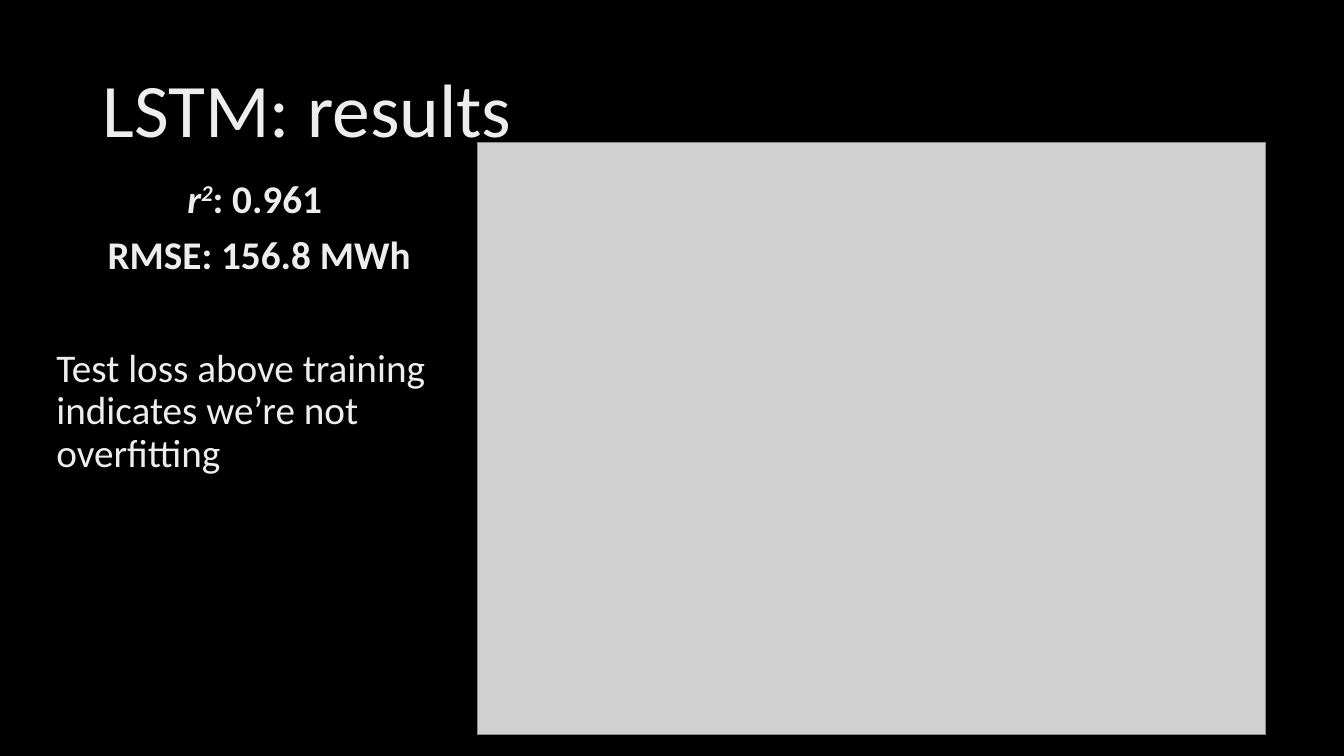
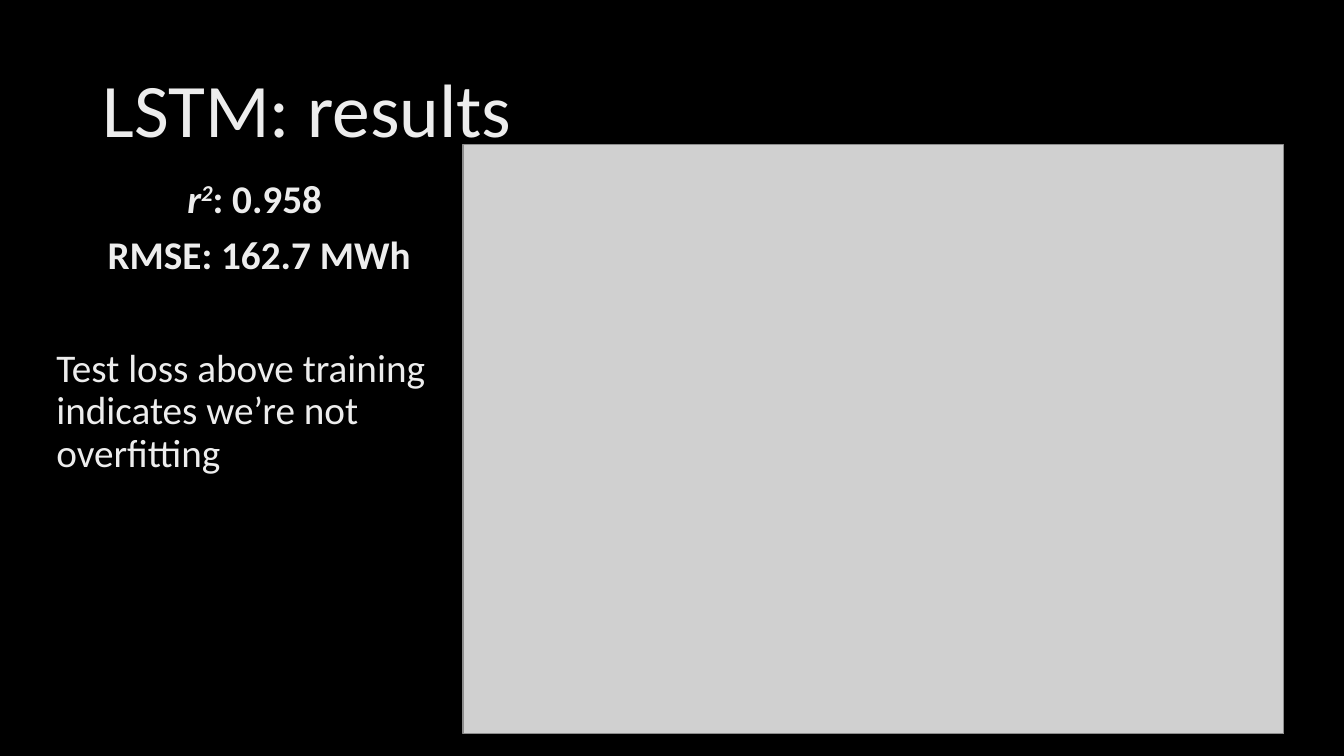
Before and after one commit to rvgramillano/springboard_portfolio, a slide deck: slide 29 of Electricity_Demand/final/final.pptx. Drawn at 1344x756 pixels with LibreOffice and Linux fonts; fonts in the diff are those of the drawing; grey boxes stand for pictures; background and template pictures are left out. Boxes give left, top, right and bottom in pixels: in the first picture for what was removed or moved away, otherwise in the second. Text is boxed around its words. In the diff, an @@ line names an element or a change of style, - is before the commit and + after.

```diff
--- a/Electricity_Demand/final/final.pptx
+++ b/Electricity_Demand/final/final.pptx
@@ picture: place and size @@
-picture at [477,143,1265,735]
+picture at [463,145,1284,735]
@@ text at [108,186,411,270]: text changed @@
-r2: 0.961
-RMSE: 156.8 MWh
+r2: 0.958
+RMSE: 162.7 MWh
```
Also in this commit, not shown: 1 other slide changed, 3 other files.
